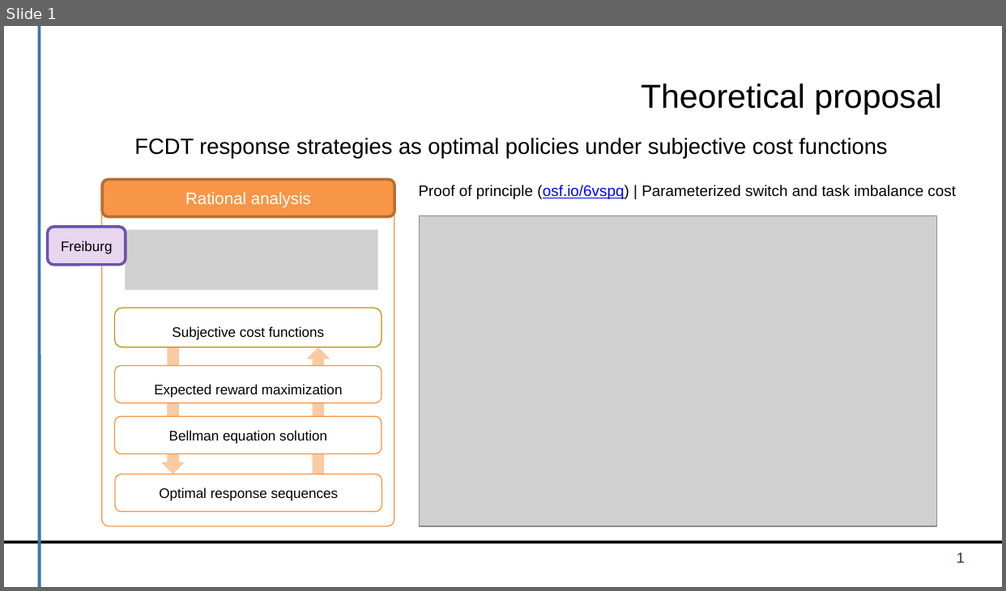
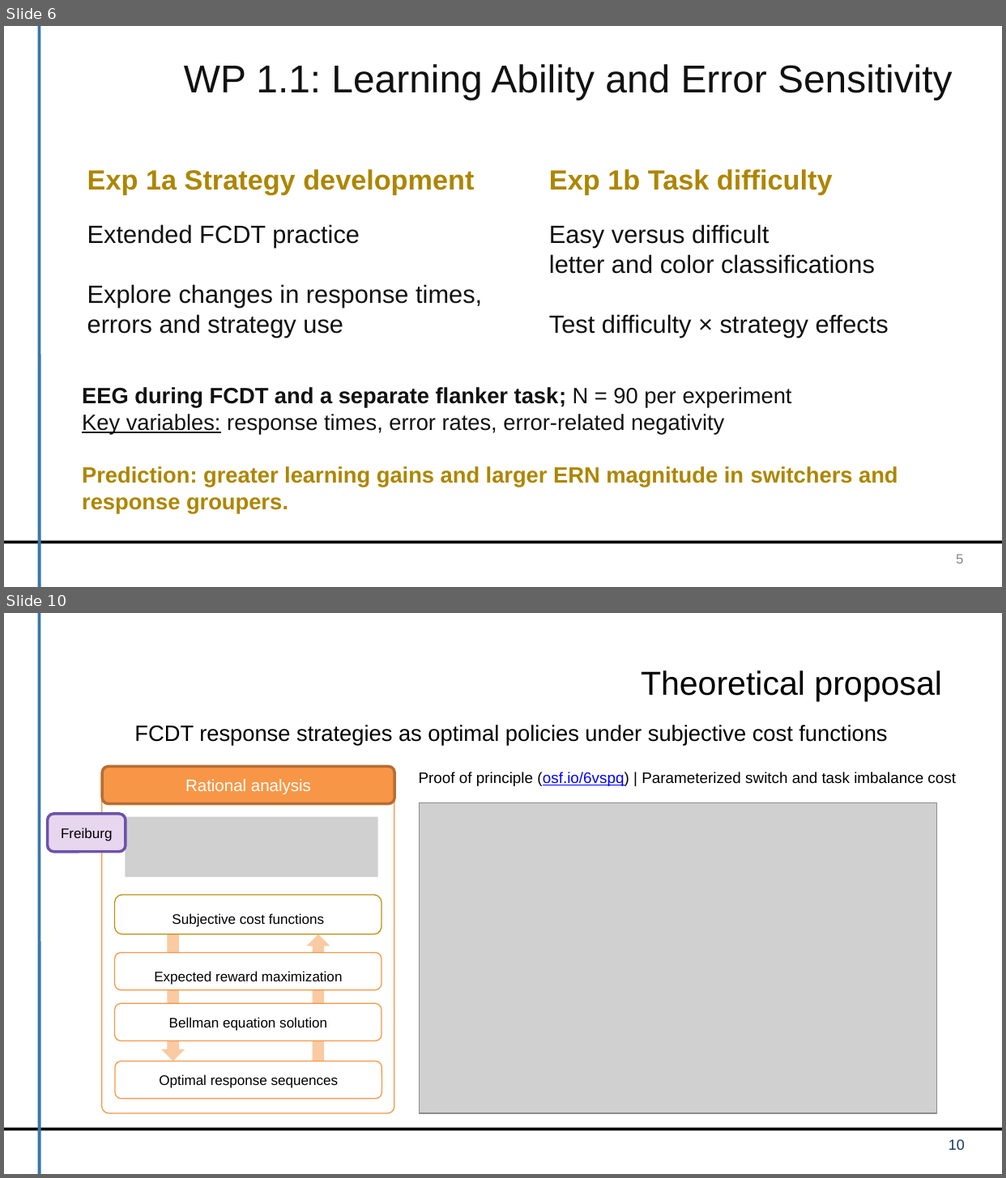
Before and after one commit to dirk-ostwald/Optimal-dual-task-performance, a slide deck: presentation/TP3-Kick-Off-Presentation.pptx. Shown one above the other, each under a label of ours: slide 1 before the commit, slides 6 and 10 after it; the slides between them are not shown. The pictures are 1006x591 and 1006x1178 pixels, drawn with LibreOffice and Linux fonts; fonts in the diff are those of the drawing; grey boxes stand for pictures; background and template pictures are left out. Boxes give left, top, right and bottom in pixels: in the first picture for what was removed or moved away, otherwise in the second. Text is boxed around its words. In the diff, an @@ line names an element or a change of style, - is before the commit and + after.

```diff
--- a/presentation/TP3-Kick-Off-Presentation.pptx
+++ b/presentation/TP3-Kick-Off-Presentation.pptx
@@ slide 6 added at (x1=4, y1=26, x2=1002, y2=587), background #FFFFFF; not listed: 2 template elements that a slide beside it also shows @@
@@ text added at (x1=184, y1=64, x2=952, y2=100), 28 pt, text #111111 @@
+WP 1.1: Learning Ability and Error Sensitivity
@@ text added at (x1=87, y1=169, x2=474, y2=194), 20 pt, text #AD8600, bold @@
+Exp 1a Strategy development
@@ text added at (x1=549, y1=169, x2=833, y2=194), 20 pt, text #AD8600, bold @@
+Exp 1b Task difficulty
@@ text added at (x1=87, y1=224, x2=482, y2=337), 18 pt, text #111111 @@
+Extended FCDT practice
+Explore changes in response times,
+errors and strategy use
@@ text added at (x1=549, y1=224, x2=889, y2=337), 18 pt, text #111111 @@
+Easy versus difficult
+letter and color classifications
+Test difficulty × strategy effects
@@ text added at (x1=82, y1=387, x2=792, y2=434), 16 pt, text #111111 @@
+EEG during FCDT and a separate flanker task; N = 90 per experiment
+Key variables: response times, error rates, error-related negativity
@@ text added at (x1=82, y1=467, x2=898, y2=514), 16 pt, text #AD8600, bold @@
+Prediction: greater learning gains and larger ERN magnitude in switchers and response groupers.
@@ text added at (x1=956, y1=554, x2=963, y2=564), 9.8 pt, text #888888 @@
+5
@@ what was slide 1 is now slide 10 @@
@@ page number at (x1=948, y1=1139, x2=965, y2=1150): text changed @@
-1
+10
```
Also in this commit, not shown: 4 slides changed, 45 other slides added, 4 other files.
